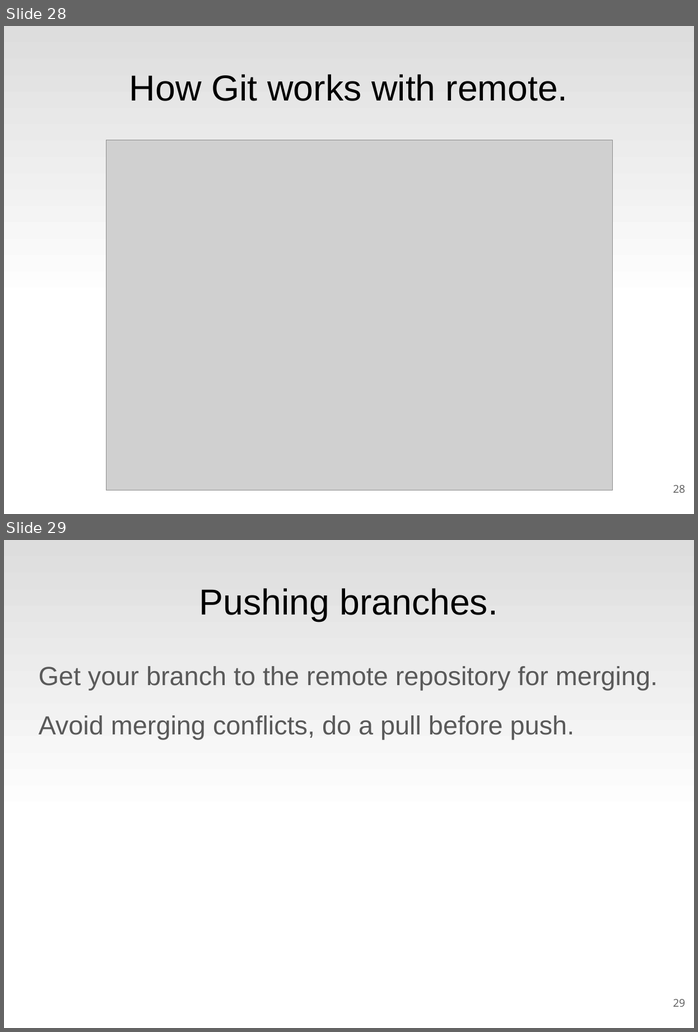
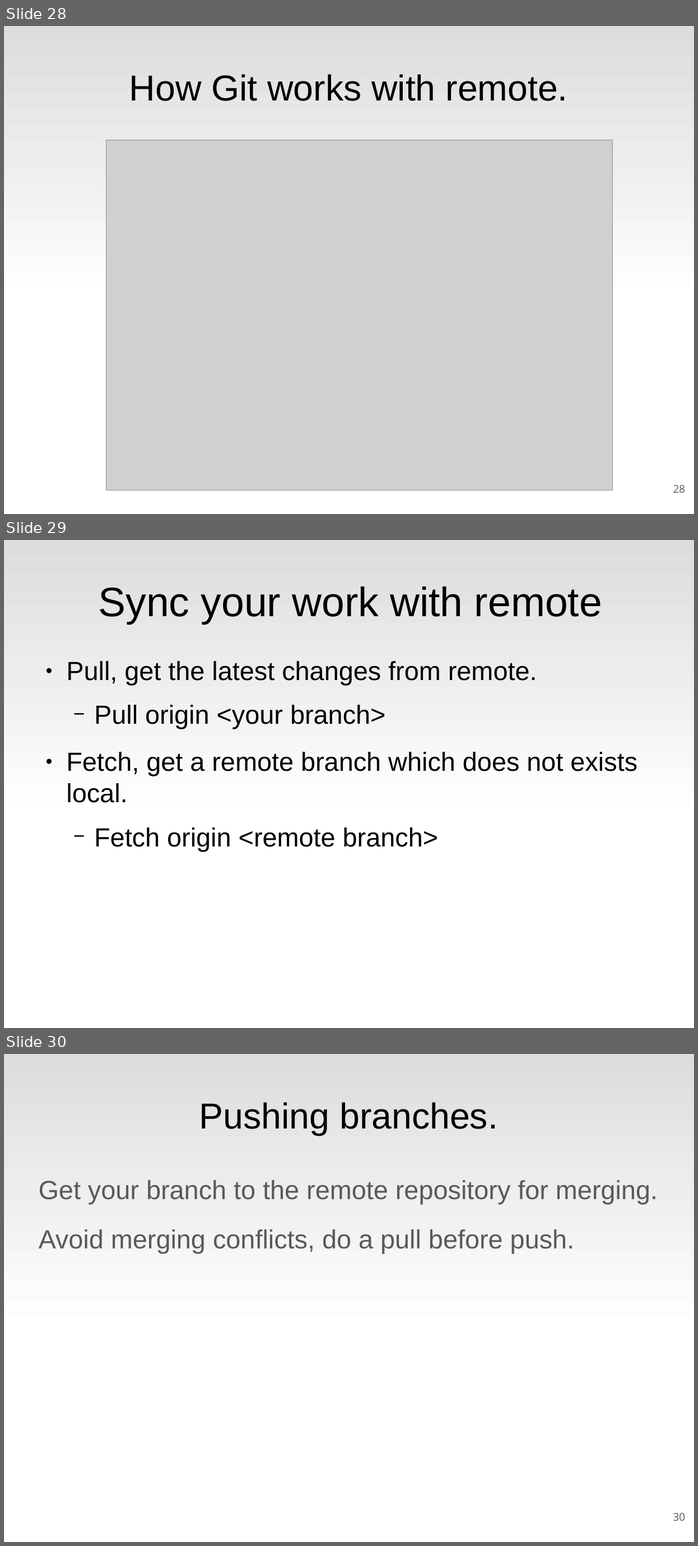
Before and after one commit to rickvek/Workshop-GIT, a slide deck: Git-Workshop.odp. Shown one above the other, each under a label of ours: slides 28 and 29 before the commit, slides 28, 29 and 30 after it. The pictures are 698x1032 and 698x1546 pixels, drawn with LibreOffice and Linux fonts; fonts in the diff are those of the drawing; grey boxes stand for pictures. Boxes give left, top, right and bottom in pixels: in the first picture for what was removed or moved away, otherwise in the second. Text is boxed around its words. In the diff, an @@ line names an element or a change of style, - is before the commit and + after.

```diff
--- a/Git-Workshop.odp
+++ b/Git-Workshop.odp
@@ slide 29 added at <box>4,540,694,1028</box>, background gradient #FFFFFF to #DDDDDD @@
@@ title added at <box>99,586,602,624</box>, 50.1 pt, text #000000 @@
+Sync your work with remote
@@ text added at <box>66,661,637,851</box>, 32 pt, text #000000 @@
+● Pull, get the latest changes from remote.
+  − Pull origin <your branch>
+● Fetch, get a remote branch which does not exists local.
+  − Fetch origin <remote branch>
@@ what was slide 29 is now slide 30 @@
@@ page number at <box>673,1513,686,1520</box>: text changed @@
-29
+30
```
Also in this commit, not shown: 7 slides changed.
